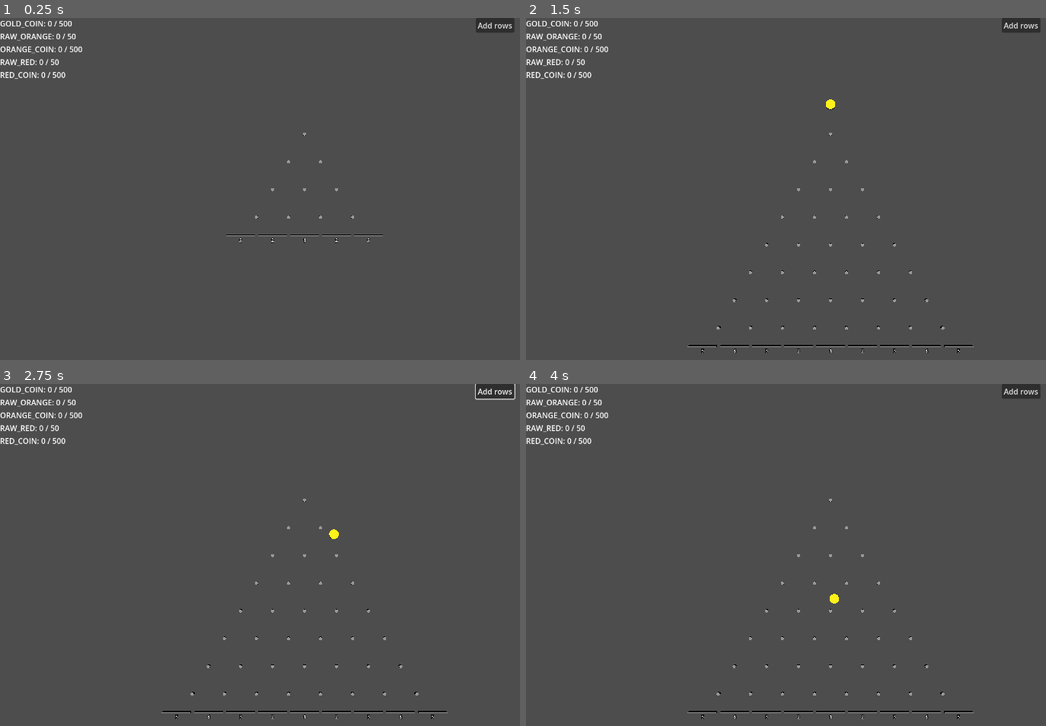
Above: before the commit, frames 1-4 (two rows, left to right).
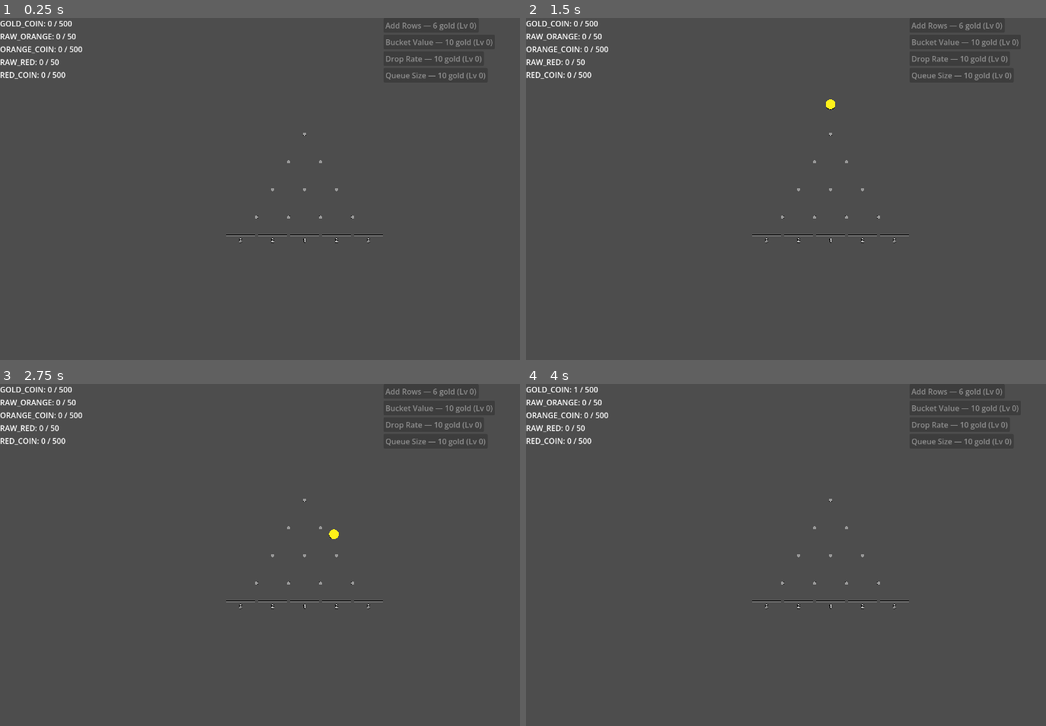
Above: after the commit, the same moments.

Repository: kjbrown-sandbox/pleenko
Game: Godot game, scene res://entities/main/main.tscn
Same seed, same stepped clock (60 frames per second), same inputs: the game is played once before the commit and once after it.
Inputs (mouse positions are in pixels of both pictures, inside the frame that each line leads up to):
- Up to frame 1 (0.25 s): no input
- Up to frame 2 (1.5 s): click (1020, 24) at 0.5 s, where only the run before the commit has a clickable "Add rows"; tap Enter at 1.25 s; move the mouse to (962, 171) at 1.27 s; hold Right from 1.28 s (still down); hold Space (drop_coin) from 1.28 s (still down); click (962, 171) at 1.42 s
- Up to frame 3 (2.75 s): move the mouse to (182, 572) at 2.02 s; release Right at 2.03 s; release Space (drop_coin) at 2.03 s; hold Left from 2.03 s (still down); tap 1 (drop_unrefined) at 2.1 s
- Up to frame 4 (4 s): move the mouse to (890, 479) at 2.77 s; release Left at 2.78 s; hold Right from 2.78 s (still down); tap P at 2.85 s; move the mouse to (801, 623) at 3.52 s; tap U at 3.6 s; click (801, 623) at 3.67 s

The runs differ from the first frame. In frame 1, 0.7% of the frame differs, in the area x 74-99%, y 0-19%; in frame 2, 1.4%; in frame 3, 1.4%, in the area x 31-100%, y 0-98%; in frame 4, 1.4%.

Commit message:
Upgrades work now!

Diff:
--- a/autoloads/upgrade_manager/upgrade_manager.gd
+++ b/autoloads/upgrade_manager/upgrade_manager.gd
@@ -1,4 +1,19 @@
 extends Node
+
+enum UpgradeType {
+	ADD_ROW,
+	BUCKET_VALUE,
+	DROP_RATE,
+	QUEUE,
+}
+
+## Maps UpgradeType enum values to the string IDs used in .tres data files.
+const UPGRADE_IDS: Dictionary = {
+	UpgradeType.ADD_ROW: "add_row",
+	UpgradeType.BUCKET_VALUE: "bucket_value",
+	UpgradeType.DROP_RATE: "drop_rate",
+	UpgradeType.QUEUE: "queue",
+}
 
 class UpgradeState:
 	var level: int = 0
--- a/entities/main/main.gd
+++ b/entities/main/main.gd
@@ -11,6 +11,14 @@
 	build_upgrades()
 
 func build_upgrades() -> void:
-	var row = UpgradeRowScene.instantiate()
-	row.setup("Add rows", func(): plinko_board.add_two_rows())
-	upgrades_container.add_child(row)
+	for upgrade_type in UpgradeManager.UpgradeType.values():
+		var upgrade_id: String = UpgradeManager.UPGRADE_IDS[upgrade_type]
+		var row = UpgradeRowScene.instantiate()
+		row.setup(Enums.BoardType.GOLD, upgrade_id, func(): _buy_upgrade(upgrade_id))
+		upgrades_container.add_child(row)
+
+func _buy_upgrade(upgrade_id: String) -> void:
+	UpgradeManager.buy(Enums.BoardType.GOLD, upgrade_id)
+	# Apply effects specific to this board
+	if upgrade_id == "add_row":
+		plinko_board.add_two_rows()
--- a/entities/upgrade_row/upgrade_row.gd
+++ b/entities/upgrade_row/upgrade_row.gd
@@ -1,13 +1,39 @@
-extends Control
+extends HBoxContainer
 @onready var purchase_upgrade_button: Button = $PurchaseUpgradeButton
 
-var _label: String
+var _board_type: Enums.BoardType
+var _upgrade_id: String
 var _callback: Callable
 
-func setup(upgrade_text: String, on_upgrade: Callable) -> void:
-	_label = upgrade_text
+func setup(board_type: Enums.BoardType, upgrade_id: String, on_upgrade: Callable) -> void:
+	_board_type = board_type
+	_upgrade_id = upgrade_id
 	_callback = on_upgrade
 
 func _ready() -> void:
-	purchase_upgrade_button.text = _label
-	purchase_upgrade_button.pressed.connect(_callback)
+	_update_button()
+	purchase_upgrade_button.pressed.connect(_on_pressed)
+	CurrencyManager.currency_changed.connect(_on_currency_changed)
+	UpgradeManager.upgrade_purchased.connect(_on_upgrade_purchased)
+
+func _on_pressed() -> void:
+	_callback.call()
+	_update_button()
+
+func _on_currency_changed(_type: Enums.CurrencyType, _new_balance: int, _new_cap: int) -> void:
+	_update_button()
+
+func _on_upgrade_purchased(_id: String, _type: Enums.BoardType, _new_level: int) -> void:
+	_update_button()
+
+func _update_button() -> void:
+	var data: BaseUpgradeData = UpgradeManager.get_upgrade(_upgrade_id)
+	var state: UpgradeManager.UpgradeState = UpgradeManager.get_state(_board_type, _upgrade_id)
+	var at_max := state.max_level > 0 and state.level >= state.max_level
+
+	if at_max:
+		purchase_upgrade_button.text = "%s (MAX)" % data.display_name
+	else:
+		purchase_upgrade_button.text = "%s — %d gold (Lv %d)" % [data.display_name, state.cost, state.level]
+
+	purchase_upgrade_button.disabled = not UpgradeManager.can_buy(_board_type, _upgrade_id)
--- a/entities/upgrade_row/upgrade_row.tscn
+++ b/entities/upgrade_row/upgrade_row.tscn
@@ -2,9 +2,10 @@
 
 [ext_resource type="Script" uid="uid://djwgl6f0kkda0" path="res://entities/upgrade_row/upgrade_row.gd" id="1_aqdia"]
 
-[node name="UpgradeRow" type="Control" unique_id=2018403773]
+[node name="UpgradeRow" type="HBoxContainer" unique_id=371831000]
+offset_right = 8.0
+offset_bottom = 8.0
 script = ExtResource("1_aqdia")
 
 [node name="PurchaseUpgradeButton" type="Button" parent="." unique_id=44118311]
-offset_right = 8.0
-offset_bottom = 8.0
+layout_mode = 2
